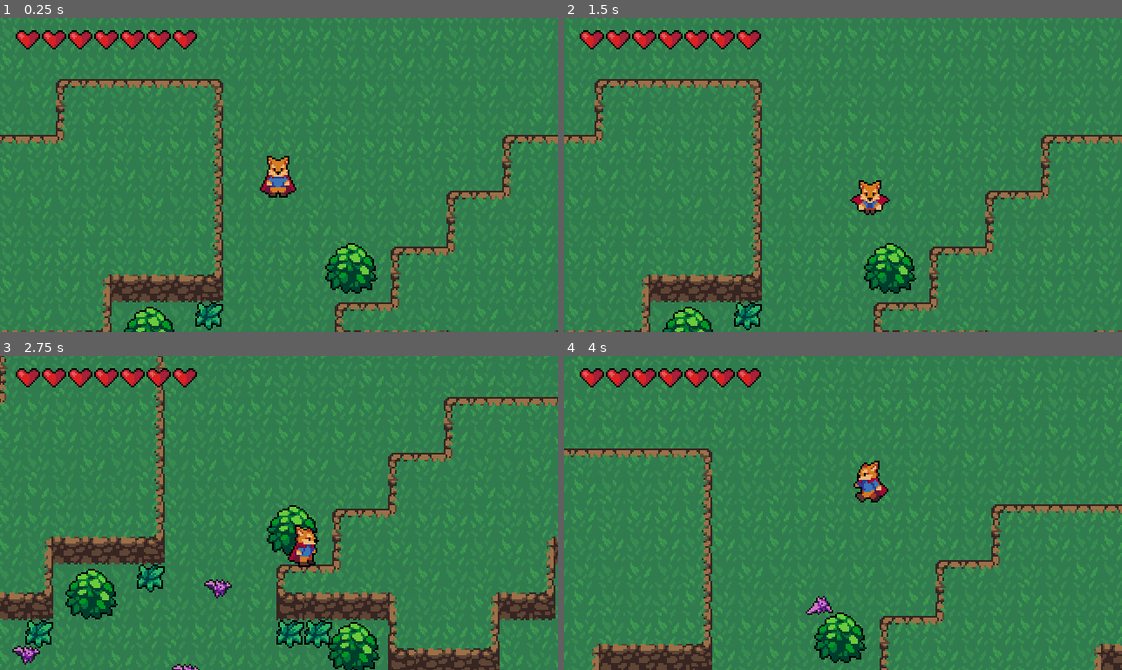
Above: before the commit, frames 1-4 (two rows, left to right).
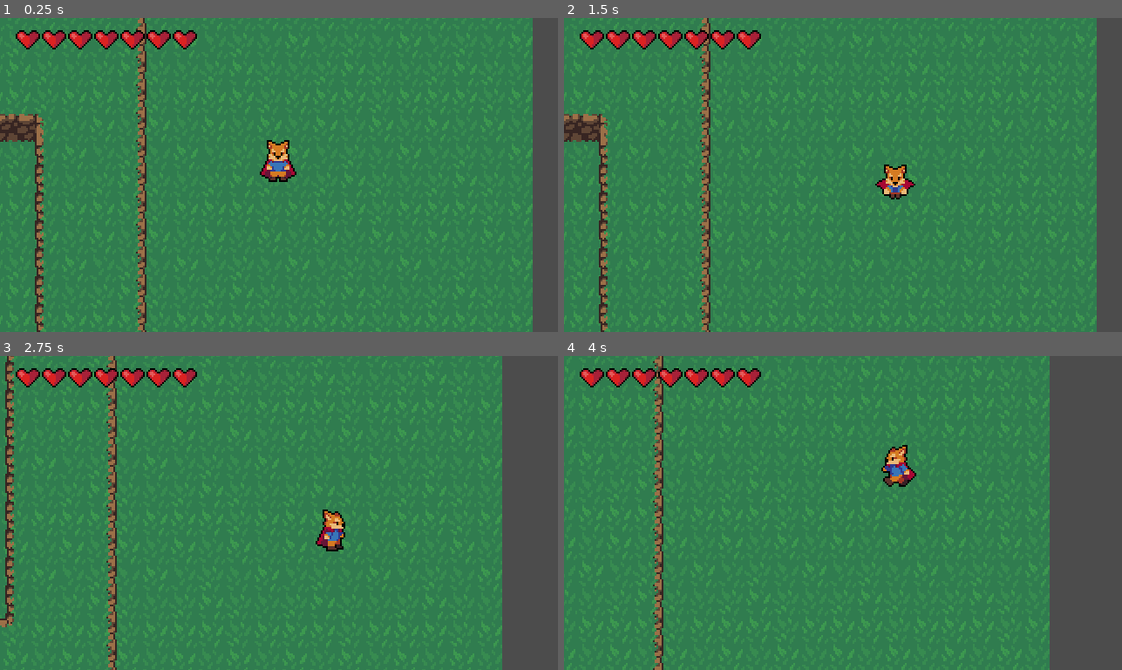
Above: after the commit, the same moments.

Repository: MilleniumBlitz/TopDownDungeon
Game: Godot game, scene res://main.tscn
The game is run twice, just before and just after one commit, with the same random seed, the same clock (stepped at 60 frames per second) and the same inputs.
Inputs:
- Up to frame 1 (0.25 s): no input
- Up to frame 2 (1.5 s): tap Enter at 0.5 s; hold D (move_right) 0.53-1.28 s; hold E (attack) 0.53-1.28 s; hold S (move_down) from 1.28 s (still down); tap A (roll) at 1.35 s
- Up to frame 3 (2.75 s): release S (move_down) at 2.03 s; hold D (move_right) from 2.03 s (still down); hold E (attack) from 2.03 s (still down)
- Up to frame 4 (4 s): release D (move_right) at 2.78 s; release E (attack) at 2.78 s; hold Z (move_up) 2.78-3.53 s; tap A (roll) at 2.85 s; hold Q (move_left) from 3.53 s (still down); hold E (attack) from 3.53 s (still down)

The runs differ from the first frame. In frame 1, 24% of the frame differs, in the area x 0-100%, y 0-100%; in frame 2, 25%; in frame 3, 35%; in frame 4, 30%.

Commit message:
Fixe the camera (limits, when the player die ...)

Diff:
--- a/characters/player/player.tscn
+++ b/characters/player/player.tscn
@@ -631,15 +631,6 @@
 margin_top = 7.06398
 margin_right = 48.5045
 margin_bottom = 47.064
-
-[node name="Camera2D" type="Camera2D" parent="."]
-position = Vector2( 0, -9 )
-current = true
-drag_margin_h_enabled = true
-drag_margin_v_enabled = true
-drag_margin_left = 0.1
-drag_margin_right = 0.1
-editor_draw_drag_margin = true
 
 [node name="Sprite" type="Sprite" parent="."]
 position = Vector2( 0, -9 )
--- a/levels/level.tscn
+++ b/levels/level.tscn
@@ -474,9 +474,20 @@
 format = 1
 tile_data = PoolIntArray( -65540, 0, 0, -65539, 0, 1, -65538, 0, 2, -6, 0, 0, -5, 0, 1, -4, 0, 131078, -3, 0, 65537, -2 …(1758 unchanged characters)…
 
+[node name="Camera2D" type="Camera2D" parent="."]
+position = Vector2( 427.851, 83.1712 )
+current = true
+drag_margin_h_enabled = true
+drag_margin_v_enabled = true
+editor_draw_drag_margin = true
+
 [node name="YSort" type="YSort" parent="."]
 
 [node name="Player" parent="YSort" instance=ExtResource( 6 )]
+position = Vector2( 427.851, 83.1712 )
+
+[node name="RemoteTransform2D" type="RemoteTransform2D" parent="YSort/Player"]
+remote_path = NodePath("../../../Camera2D")
 
 [node name="Bushes" type="YSort" parent="YSort"]
 
